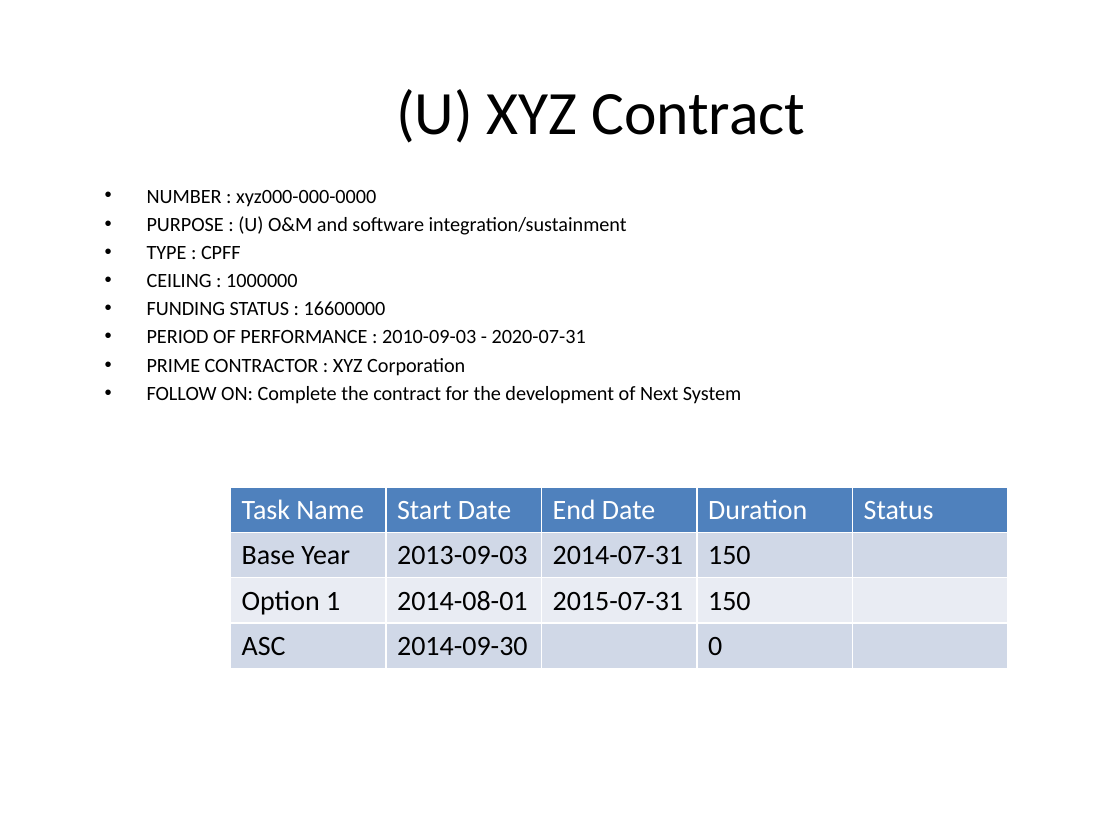
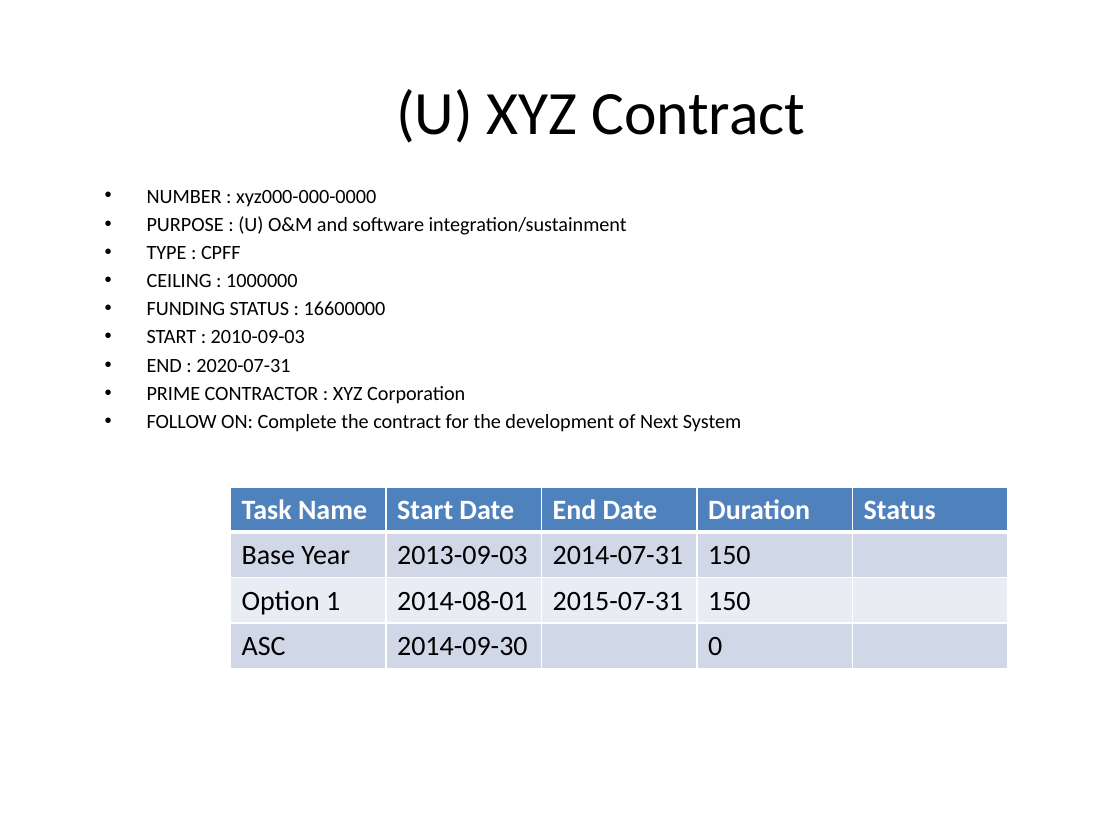
Before and after one commit to sastafford/marklogic-powerpoint, a slide deck: slide 1 of src/main/resources/powerpoint/template.pptx. Drawn at 1120x840 pixels with LibreOffice and Linux fonts; fonts in the diff are those of the drawing. Boxes give left, top, right and bottom in pixels: in the first picture for what was removed or moved away, otherwise in the second. Text is boxed around its words. In the diff, an @@ line names an element or a change of style, - is before the commit and + after.

```diff
--- a/src/main/resources/powerpoint/template.pptx
+++ b/src/main/resources/powerpoint/template.pptx
@@ text at <box>147,330,305,372</box>: text changed @@
-• PERIOD OF PERFORMANCE : 2010-09-03 - 2020-07-31
+• START : 2010-09-03
+• END : 2020-07-31
@@ table at <box>231,487,1009,669</box> @@
@@ bold on in "Task Name", "Start Date", "End Date", "Duration" and 1 more places @@
```
Also in this commit, not shown: 1 slide added.
